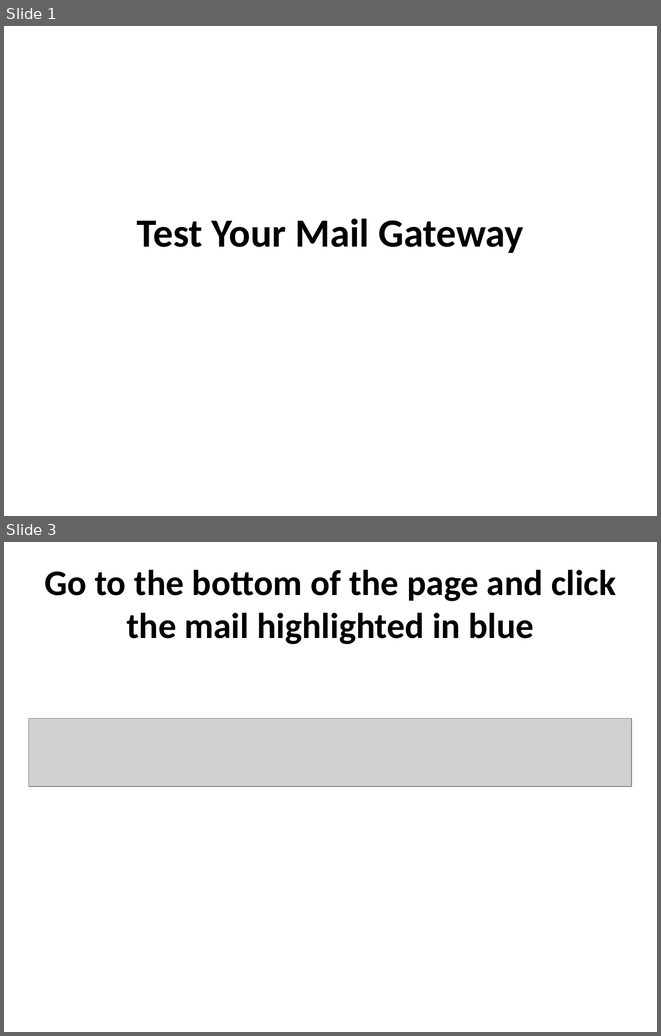
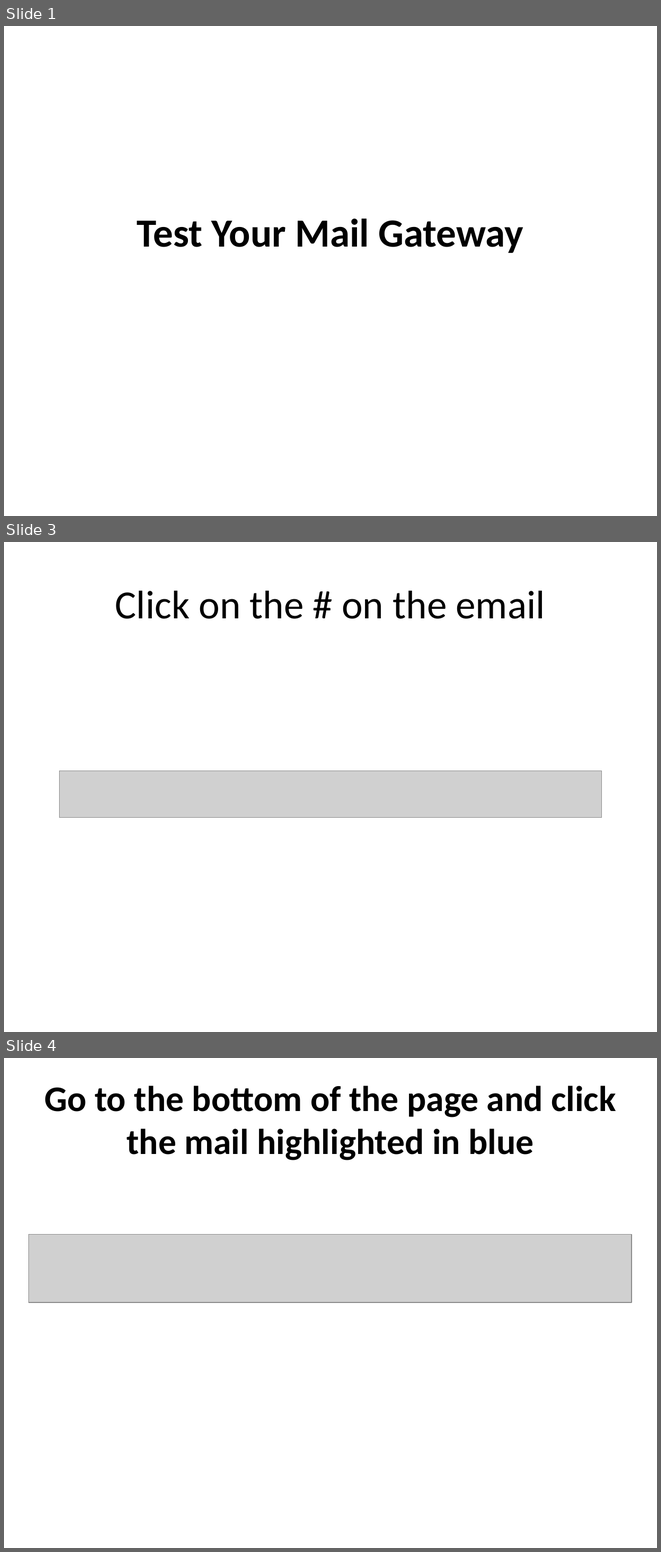
Before and after one commit to afnog/afnog.github.io, a slide deck: sse/postfix/test_mailgateway.pptx. Shown one above the other, each under a label of ours: slides 1 and 3 before the commit, slides 1, 3 and 4 after it; the slides between them are not shown. The pictures are 661x1036 and 661x1552 pixels, drawn with LibreOffice and Linux fonts; fonts in the diff are those of the drawing; grey boxes stand for pictures. Boxes give left, top, right and bottom in pixels: in the first picture for what was removed or moved away, otherwise in the second. Text is boxed around its words. In the diff, an @@ line names an element or a change of style, - is before the commit and + after.

```diff
--- a/sse/postfix/test_mailgateway.pptx
+++ b/sse/postfix/test_mailgateway.pptx
@@ slide 3 added at box(4, 542, 657, 1032), background #FFFFFF @@
@@ title added at box(115, 590, 545, 619), 44 pt, text #000000 @@
+Click on the # on the email
@@ picture added at box(60, 770, 602, 818) @@
@@ what was slide 3 is now slide 4 @@
```
Also in this commit, not shown: 3 slides changed, 2 other files.
